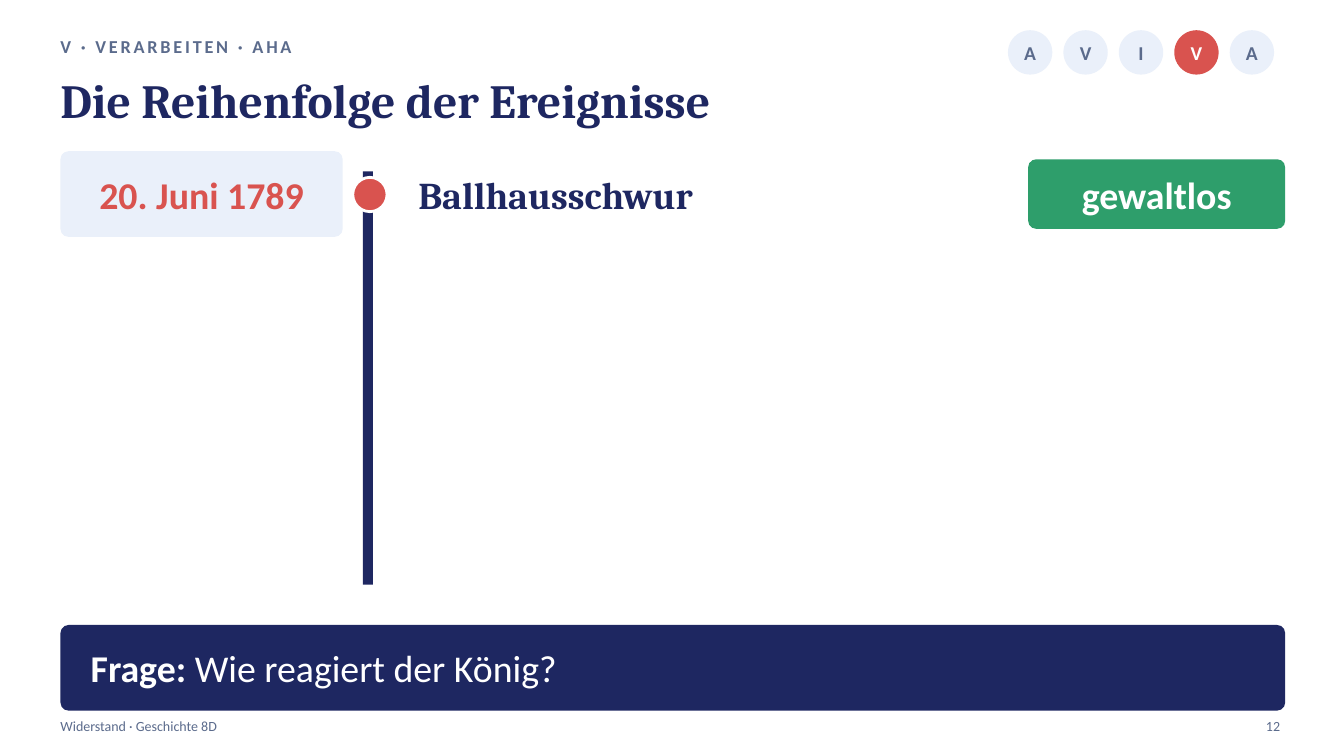
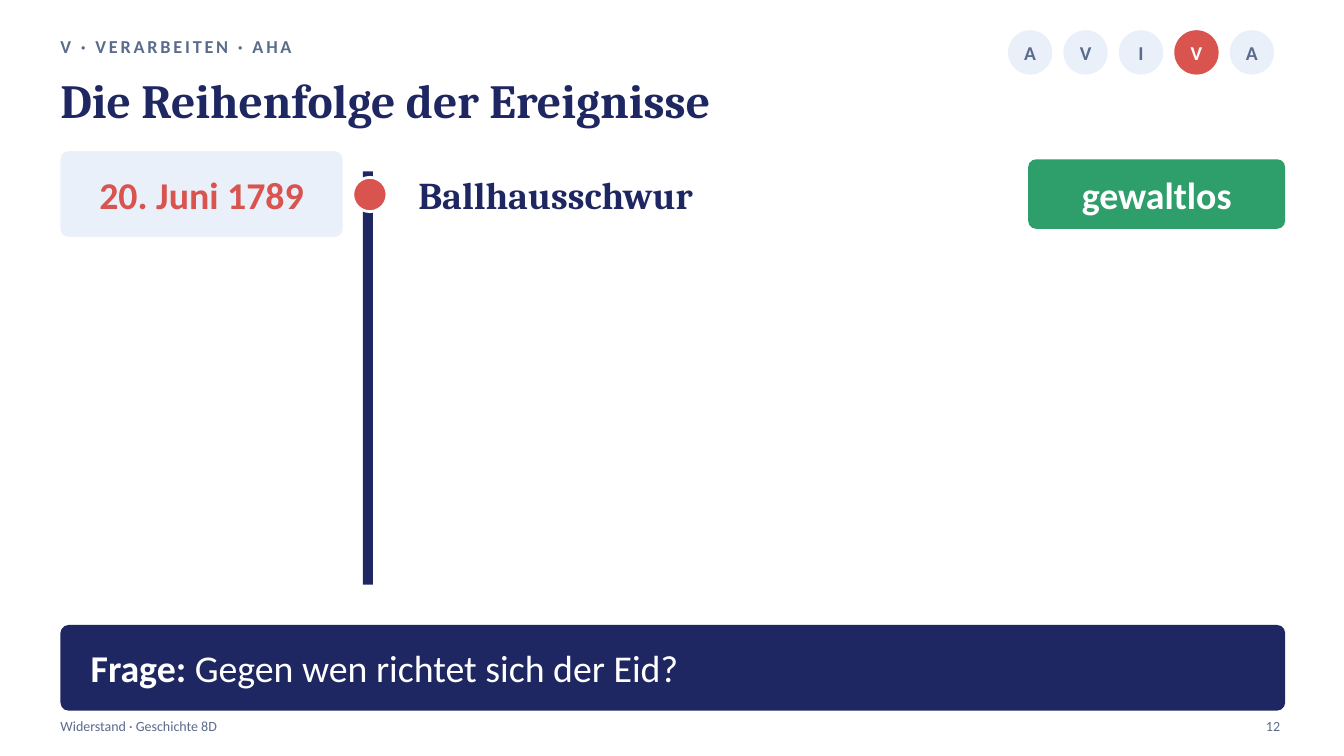
Before and after one commit to golzkonstantin-gif/Schule, a slide deck: slide 12 of Geschichte_8D/Stunde3_Widerstand/Praesentation_Stunde3_Widerstand_8D.pptx. Drawn at 1344x756 pixels with LibreOffice and Linux fonts; fonts in the diff are those of the drawing. Boxes give left, top, right and bottom in pixels: in the first picture for what was removed or moved away, otherwise in the second. Text is boxed around its words. In the diff, an @@ line names an element or a change of style, - is before the commit and + after.

```diff
--- a/Geschichte_8D/Stunde3_Widerstand/Praesentation_Stunde3_Widerstand_8D.pptx
+++ b/Geschichte_8D/Stunde3_Widerstand/Praesentation_Stunde3_Widerstand_8D.pptx
@@ text at box(91, 655, 678, 689): text changed @@
-Frage: Wie reagiert der König?
+Frage: Gegen wen richtet sich der Eid?
```
Also in this commit, not shown: 2 other slides changed, 13 other files.
